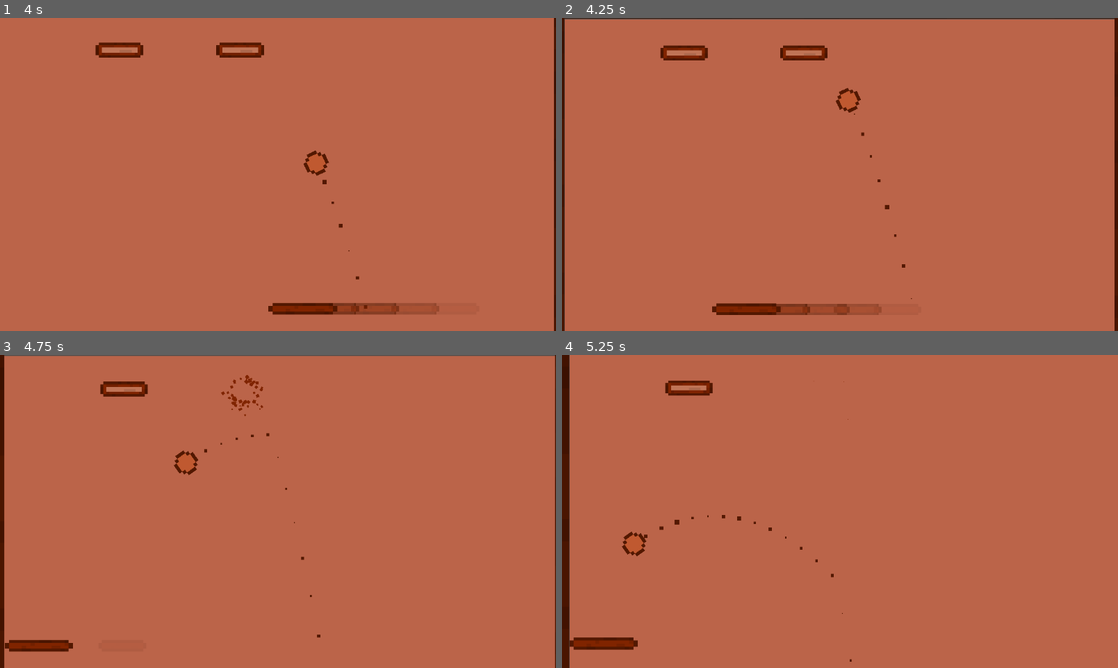
Above: before the commit, frames 1-4 (two rows, left to right).
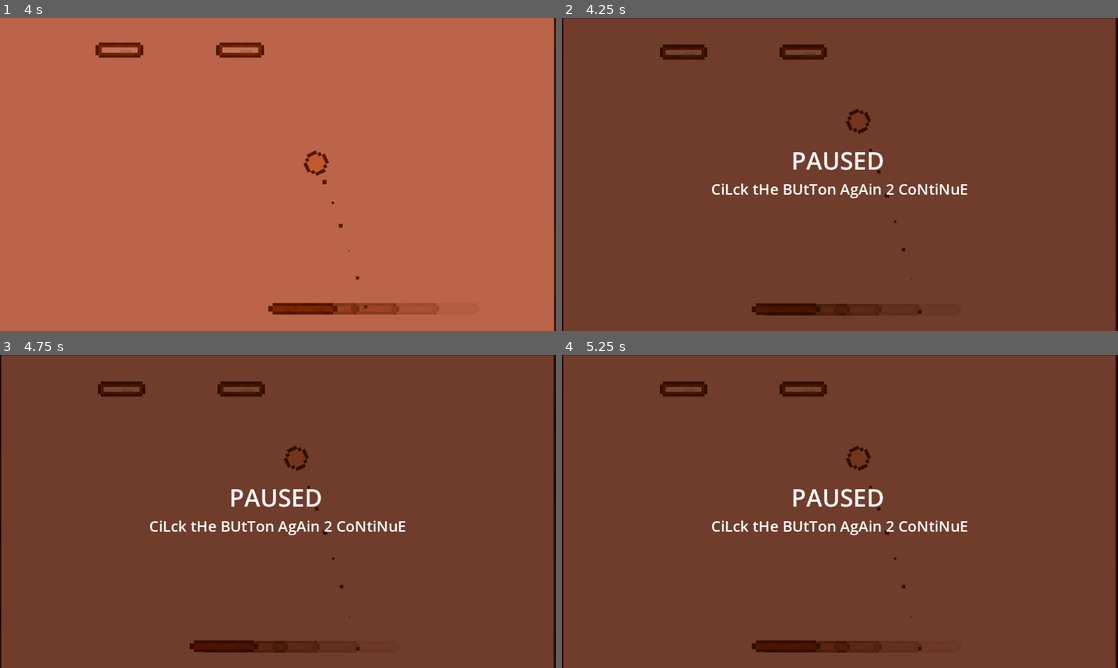
Above: after the commit, the same moments.

Repository: Let-s-Godot-Now/Breakout
Game: Godot game, scene res://tscn/main.tscn
The game is run twice, just before and just after one commit, with the same random seed, the same clock (stepped at 60 frames per second) and the same inputs.
Inputs:
- Up to frame 1 (4 s): hold Right (move_right) 0.53-1.28 s; hold Shift (faster_shift) 0.53-1.28 s; hold Left (move_left) 1.28-2.03 s; tap Shift (faster_shift) at 1.35, 2.85 s; hold Shift (faster_shift) 2.03-2.78 s; hold Right (move_right) 2.03-3.53 s; hold Left (move_left) from 3.53 s (still down); hold Shift (faster_shift) from 3.53 s (still down)
- Up to frame 2 (4.25 s): keep holding Left (move_left); keep holding Shift (faster_shift); tap Escape (pause, bound only after the commit) at 4.15 s
- Up to frame 3 (4.75 s): keep holding Left (move_left); release Shift (faster_shift) at 4.28 s; tap Shift (faster_shift) at 4.35 s
- Up to frame 4 (5.25 s): keep holding Left (move_left); hold Shift (faster_shift) from 5.03 s (still down)

Frame 1 is identical in both runs. In frame 2, 100% of the frame differs, in the area x 0-100%, y 0-100%; in frame 3, 100%; in frame 4, 100%.

Commit message:
添加暂停功能

Diff:
--- a/project.godot
+++ b/project.godot
@@ -43,6 +43,11 @@
 , Object(InputEventKey,"resource_local_to_scene":false,"resource_name":"","device":-1,"window_id":0,"alt_pressed":false,"shift_pressed":false,"ctrl_pressed":false,"meta_pressed":false,"pressed":false,"keycode":0,"physical_keycode":68,"key_label":0,"unicode":100,"echo":false,"script":null)
 ]
 }
+pause={
+"deadzone": 0.5,
+"events": [Object(InputEventKey,"resource_local_to_scene":false,"resource_name":"","device":-1,"window_id":0,"alt_pressed":false,"shift_pressed":false,"ctrl_pressed":false,"meta_pressed":false,"pressed":false,"keycode":0,"physical_keycode":4194305,"key_label":0,"unicode":0,"echo":false,"script":null)
+]
+}
 
 [rendering]
 
--- a/scripts/paddle.gd
+++ b/scripts/paddle.gd
@@ -1,9 +1,9 @@
 extends Node2D
 
 @onready var plane := $Plane
-@onready var button_a: Button = $"../Controllers/ButtonA"
-@onready var button_d = $"../Controllers/ButtonD"
-@onready var button_shift := $"../Controllers/ButtonShift"
+@onready var button_a: Button = $"../UICanvasLayer/Controllers/ButtonA"
+@onready var button_d = $"../UICanvasLayer/Controllers/ButtonD"
+@onready var button_shift := $"../UICanvasLayer/Controllers/ButtonShift"
 @onready var ghost_paddle := preload("res://tscn/ghost_paddle.tscn")
 
 @export var speed := 500
--- /dev/null
+++ b/scripts/pause_view.gd
@@ -0,0 +1,9 @@
+extends Control
+
+
+func _input(event):
+	if event.is_action_pressed("pause"):
+		var waht_pause_state = not get_tree().paused
+		get_tree().paused = waht_pause_state
+		visible=waht_pause_state
+		print(waht_pause_state)
--- a/tscn/main.tscn
+++ b/tscn/main.tscn
@@ -8,9 +8,16 @@
 [ext_resource type="PackedScene" uid="uid://cs60umo1hhc7e" path="res://tscn/walls.tscn" id="2_tsk5u"]
 [ext_resource type="Script" path="res://scripts/bricks_gen.gd" id="5_xc7pk"]
 [ext_resource type="Script" path="res://scripts/camera.gd" id="8_chxiy"]
+[ext_resource type="Script" path="res://scripts/pause_view.gd" id="9_72pij"]
 
 [sub_resource type="RectangleShape2D" id="RectangleShape2D_4mnou"]
 size = Vector2(2.50001, 1.79012)
+
+[sub_resource type="LabelSettings" id="LabelSettings_f6rbn"]
+font_size = 50
+
+[sub_resource type="LabelSettings" id="LabelSettings_71cxi"]
+font_size = 31
 
 [node name="Node2D" type="Node2D"]
 script = ExtResource("1_j2bth")
@@ -56,14 +63,16 @@
 dynamic_enabled = true
 dynamic_factor = 0.1
 
-[node name="Controllers" type="Control" parent="."]
+[node name="UICanvasLayer" type="CanvasLayer" parent="."]
+
+[node name="Controllers" type="Control" parent="UICanvasLayer"]
 visible = false
 layout_mode = 3
 anchors_preset = 0
 offset_right = 1152.0
 offset_bottom = 656.0
 
-[node name="ButtonA" type="Button" parent="Controllers"]
+[node name="ButtonA" type="Button" parent="UICanvasLayer/Controllers"]
 layout_mode = 0
 offset_left = 78.0
 offset_top = 506.0
@@ -71,7 +80,7 @@
 offset_bottom = 576.0
 text = "A"
 
-[node name="ButtonD" type="Button" parent="Controllers"]
+[node name="ButtonD" type="Button" parent="UICanvasLayer/Controllers"]
 layout_mode = 0
 offset_left = 238.0
 offset_top = 506.0
@@ -79,10 +88,77 @@
 offset_bottom = 576.0
 text = "D"
 
-[node name="ButtonShift" type="Button" parent="Controllers"]
+[node name="ButtonShift" type="Button" parent="UICanvasLayer/Controllers"]
 layout_mode = 0
 offset_left = 908.0
 offset_top = 506.0
 offset_right = 1053.0
 offset_bottom = 576.0
 text = "Shift"
+
+[node name="PauseView" type="Control" parent="UICanvasLayer"]
+process_mode = 3
+visible = false
+layout_mode = 3
+anchors_preset = 15
+anchor_right = 1.0
+anchor_bottom = 1.0
+grow_horizontal = 2
+grow_vertical = 2
+script = ExtResource("9_72pij")
+
+[node name="ColorRect" type="ColorRect" parent="UICanvasLayer/PauseView"]
+layout_mode = 1
+anchors_preset = 15
+anchor_right = 1.0
+anchor_bottom = 1.0
+grow_horizontal = 2
+grow_vertical = 2
+color = Color(0, 0, 0, 0.4)
+
+[node name="Control" type="Control" parent="UICanvasLayer/PauseView"]
+layout_mode = 1
+anchors_preset = 8
+anchor_left = 0.5
+anchor_top = 0.5
+anchor_right = 0.5
+anchor_bottom = 0.5
+offset_left = -20.0
+offset_top = -20.0
+offset_right = 20.0
+offset_bottom = 20.0
+grow_horizontal = 2
+grow_vertical = 2
+
+[node name="l_PAUSED" type="Label" parent="UICanvasLayer/PauseView/Control"]
+layout_mode = 1
+anchors_preset = 8
+anchor_left = 0.5
+anchor_top = 0.5
+anchor_right = 0.5
+anchor_bottom = 0.5
+offset_left = -101.0
+offset_top = -64.0
+offset_right = 92.0
+offset_bottom = 8.0
+grow_horizontal = 2
+grow_vertical = 2
+text = "PAUSED"
+label_settings = SubResource("LabelSettings_f6rbn")
+
+[node name="l_toggle" type="Label" parent="UICanvasLayer/PauseView/Control"]
+layout_mode = 1
+anchors_preset = 8
+anchor_left = 0.5
+anchor_top = 0.5
+anchor_right = 0.5
+anchor_bottom = 0.5
+offset_left = -432.0
+offset_top = 8.0
+offset_right = 432.0
+offset_bottom = 80.0
+grow_horizontal = 2
+grow_vertical = 2
+text = "CiLck tHe BUtTon AgAin 2 CoNtiNuE"
+label_settings = SubResource("LabelSettings_71cxi")
+horizontal_alignment = 1
Not shown: 1 places in tscn/main.tscn that only renumber resources
